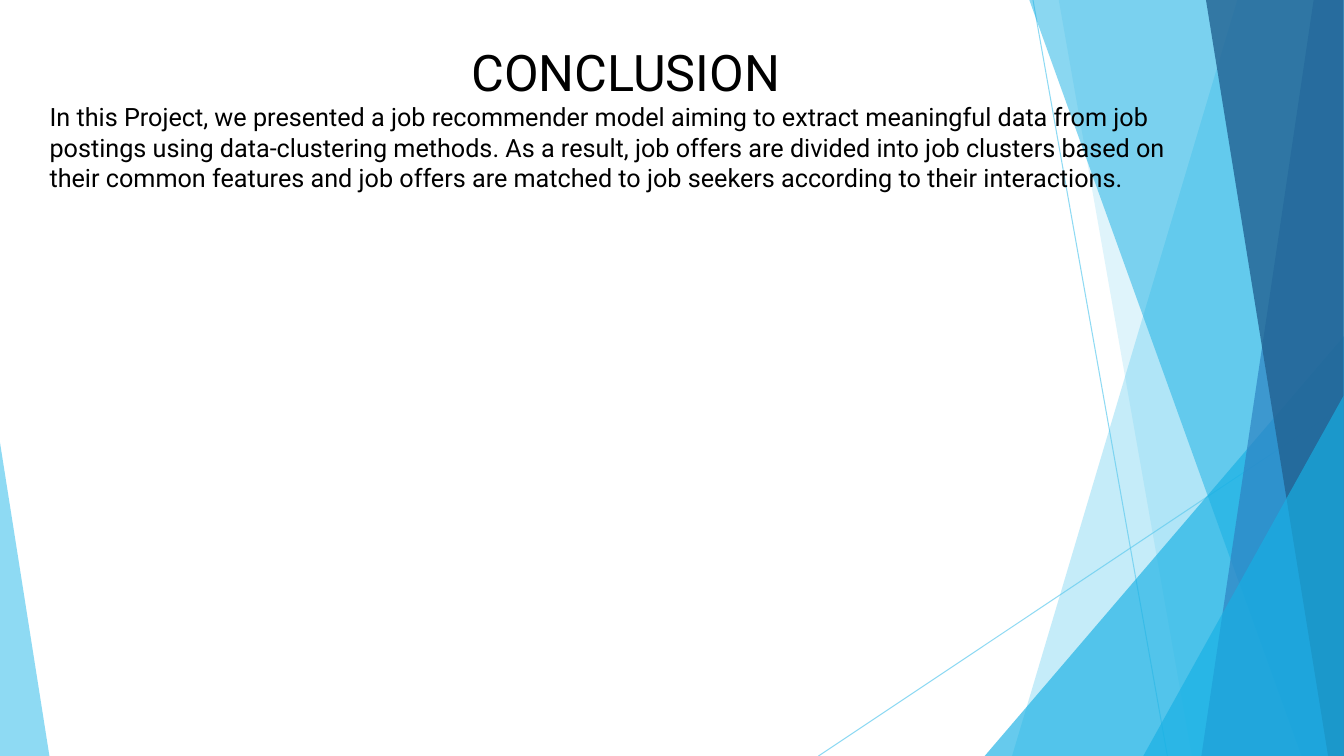
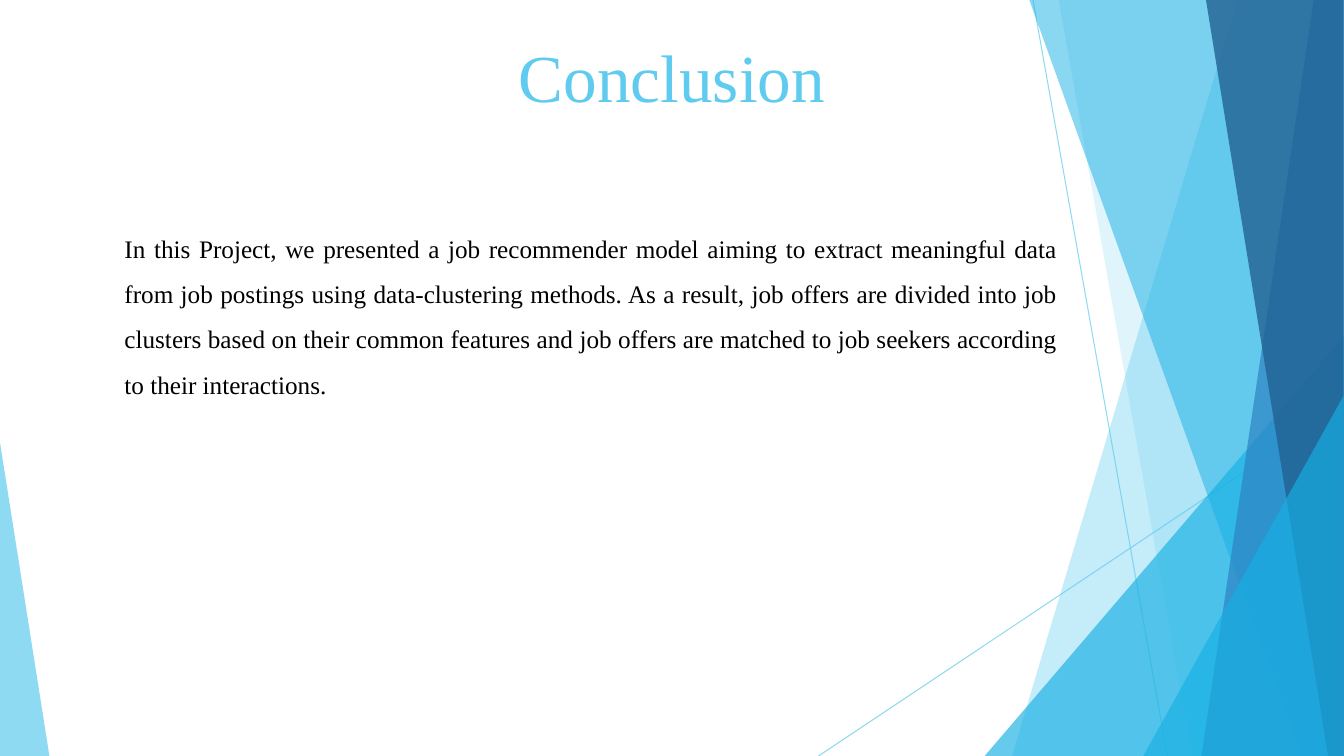
Before and after one commit to Vaibhav-Dharmik/project_reports_final_yr, a slide deck: slide 20 of final_submission_ppt.pptx (slide 19 before the commit). Drawn at 1344x756 pixels with LibreOffice and Linux fonts; fonts in the diff are those of the drawing. Boxes give left, top, right and bottom in pixels: in the first picture for what was removed or moved away, otherwise in the second. Text is boxed around its words. In the diff, an @@ line names an element or a change of style, - is before the commit and + after.

```diff
--- a/final_submission_ppt.pptx
+++ b/final_submission_ppt.pptx
@@ text at bbox=[471, 54, 780, 92]: paragraph removed @@
-CONCLUSION
@@ text added at bbox=[519, 55, 825, 103], 48 pt, text #5FCBEF @@
+Conclusion
@@ text "In this Project, we presented ...": place and size @@
-text "In this Project, we presented ..." at bbox=[50, 54, 1164, 193]
+text "In this Project, we presented ..." at bbox=[124, 240, 1056, 395]
@@ text "In this Project, we presented ..." at bbox=[124, 240, 1056, 395]: font Roboto to Times New Roman; alignment left to justified; line spacing 1 to 1.5 @@
```
Also in this commit, not shown: 15 other slides changed, 5 slides added, 3 slides removed, 1 other file.
